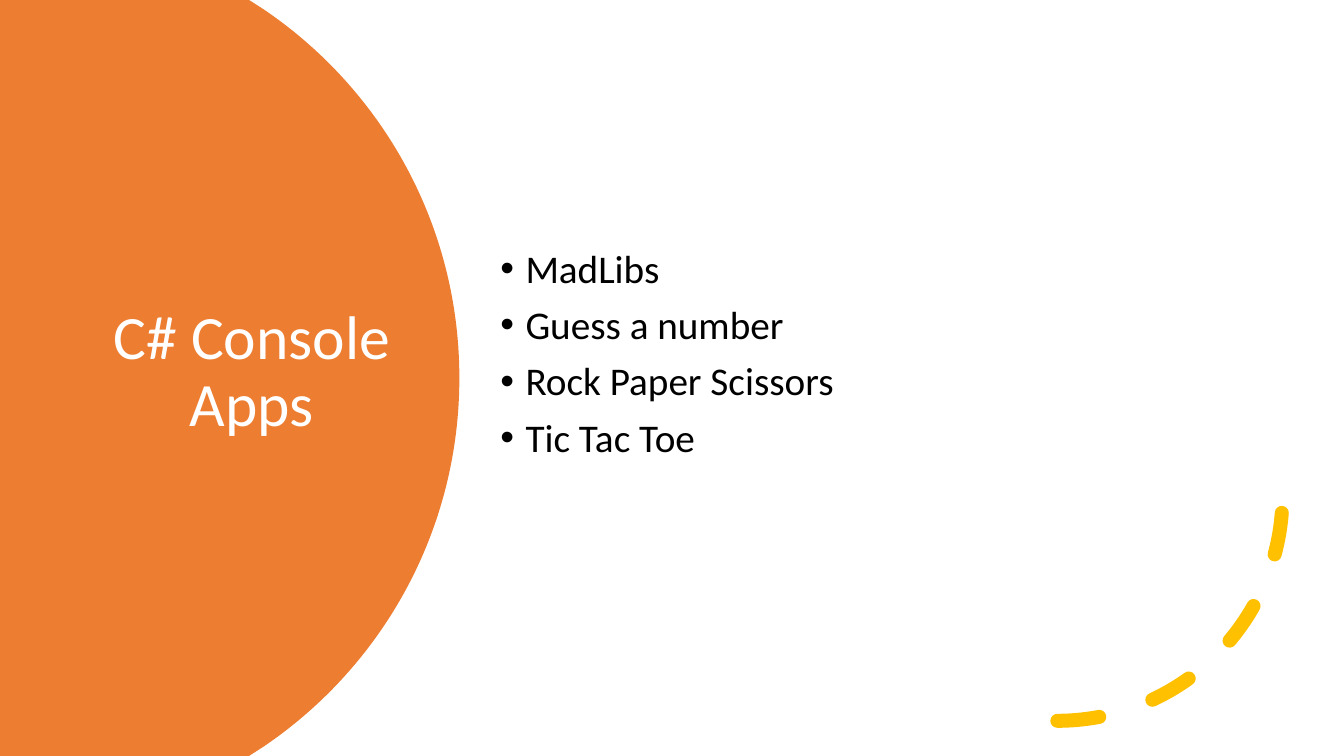
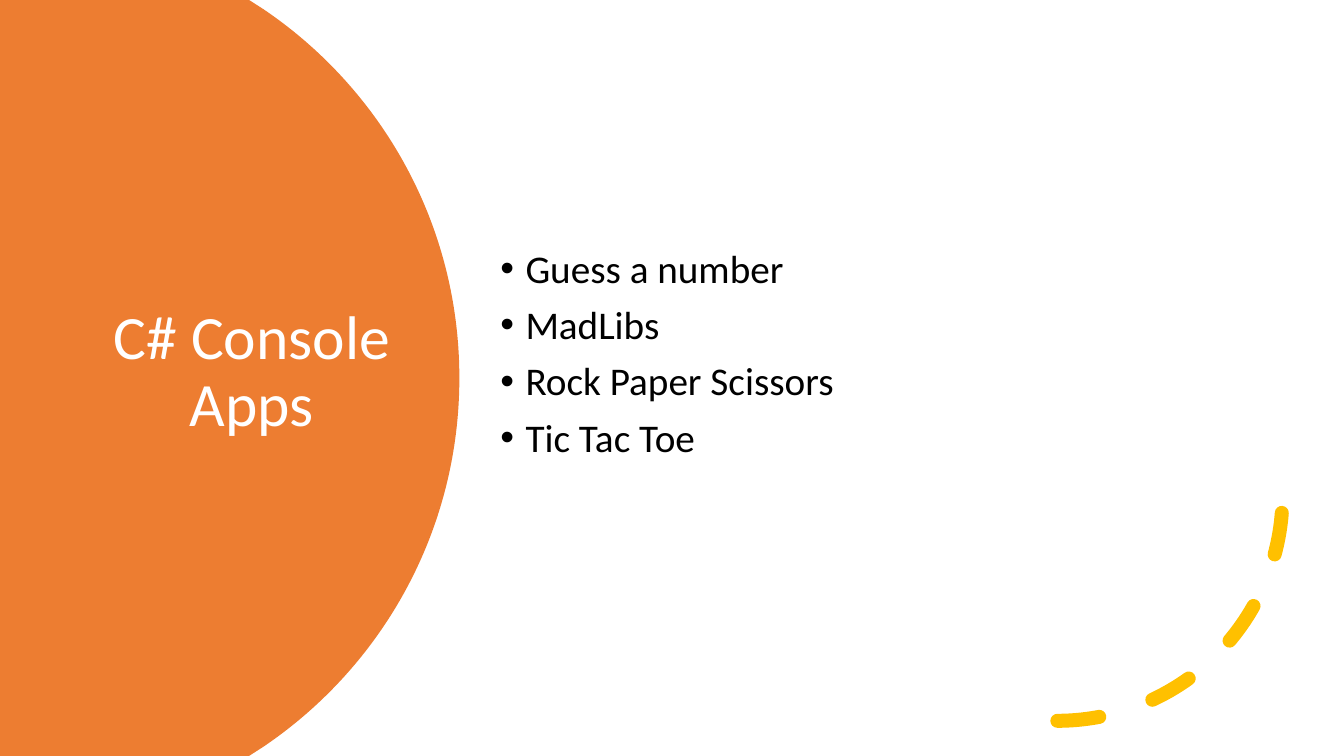
Before and after one commit to kevmoens/ThatConference2022, a slide deck: slide 12 of ThatConference2022.pptx (slide 10 before the commit). Drawn at 1344x756 pixels with LibreOffice and Linux fonts; fonts in the diff are those of the drawing. Boxes give left, top, right and bottom in pixels: in the first picture for what was removed or moved away, otherwise in the second. Text is boxed around its words. In the diff, an @@ line names an element or a change of style, - is before the commit and + after.

```diff
--- a/ThatConference2022.pptx
+++ b/ThatConference2022.pptx
@@ text at (526, 255, 783, 284): paragraph added @@
+• Guess a number
@@ text at (526, 311, 783, 340): paragraph removed @@
-• Guess a number
```
Also in this commit, not shown: 1 other slide changed, 4 slides added.
